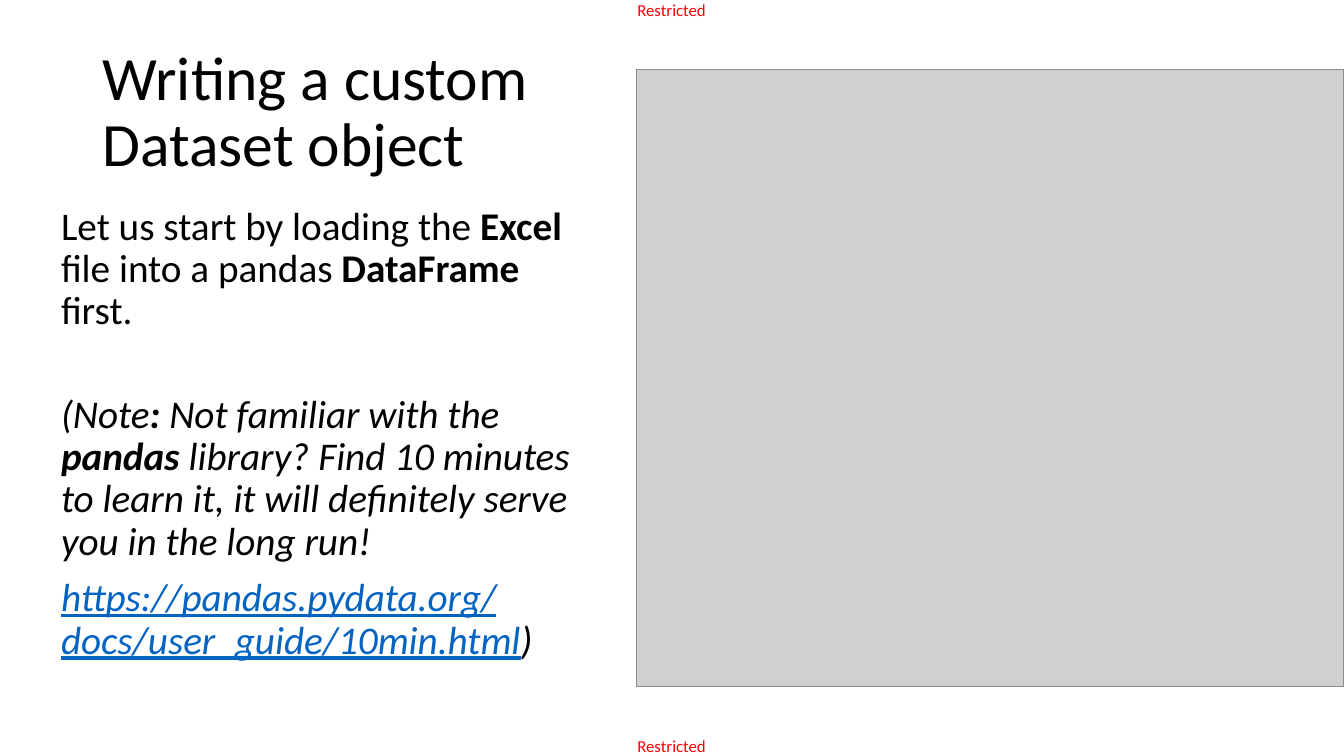
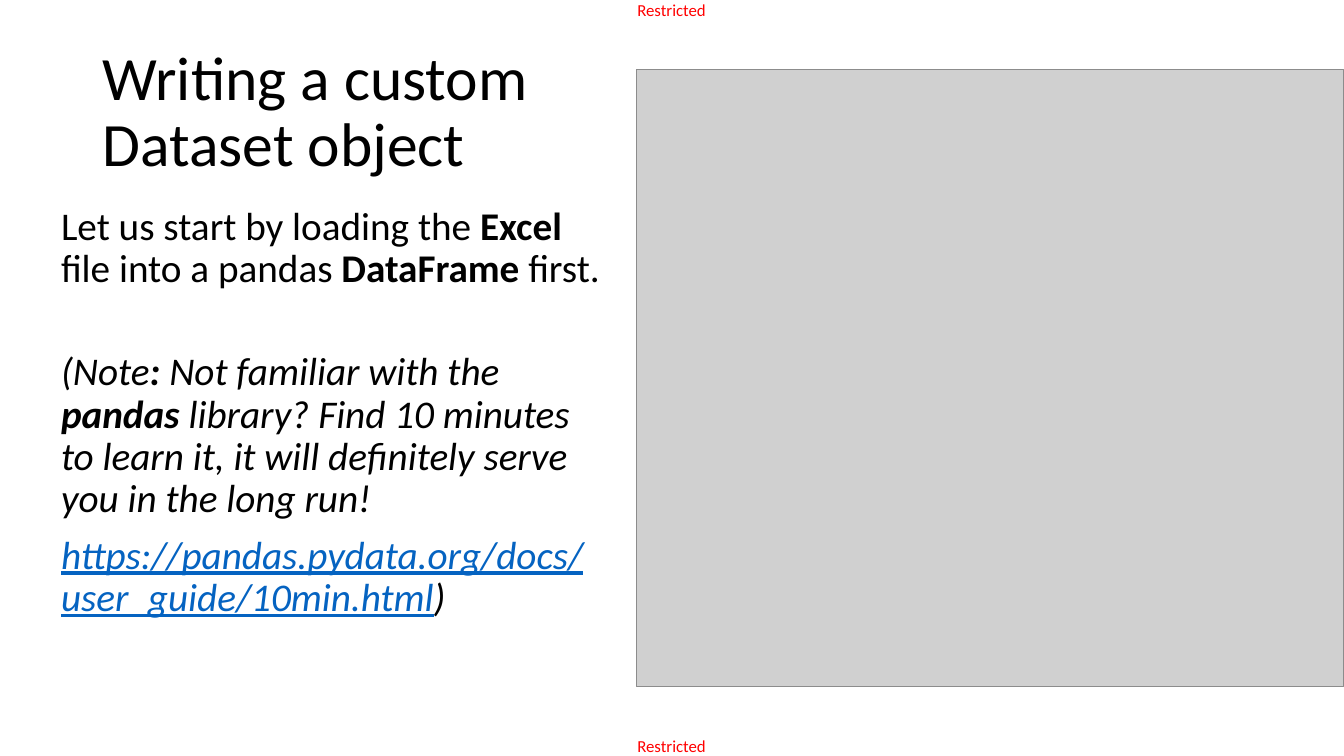
Before and after one commit to matthieudemari/SUTD_DL_50_039, a slide deck: slide 11 of W3/3. W3S3 final/W3S3.pptx. Drawn at 1344x756 pixels with LibreOffice and Linux fonts; fonts in the diff are those of the drawing; grey boxes stand for pictures. Boxes give left, top, right and bottom in pixels: in the first picture for what was removed or moved away, otherwise in the second. Text is boxed around its words. In the diff, an @@ line names an element or a change of style, - is before the commit and + after.

```diff
--- a/W3/3. W3S3 final/W3S3.pptx
+++ b/W3/3. W3S3 final/W3S3.pptx
@@ text "Let us start by loading ..." rewrapped from box(61, 212, 570, 661) to box(61, 212, 600, 618) @@
```
Also in this commit, not shown: 5 other files.
